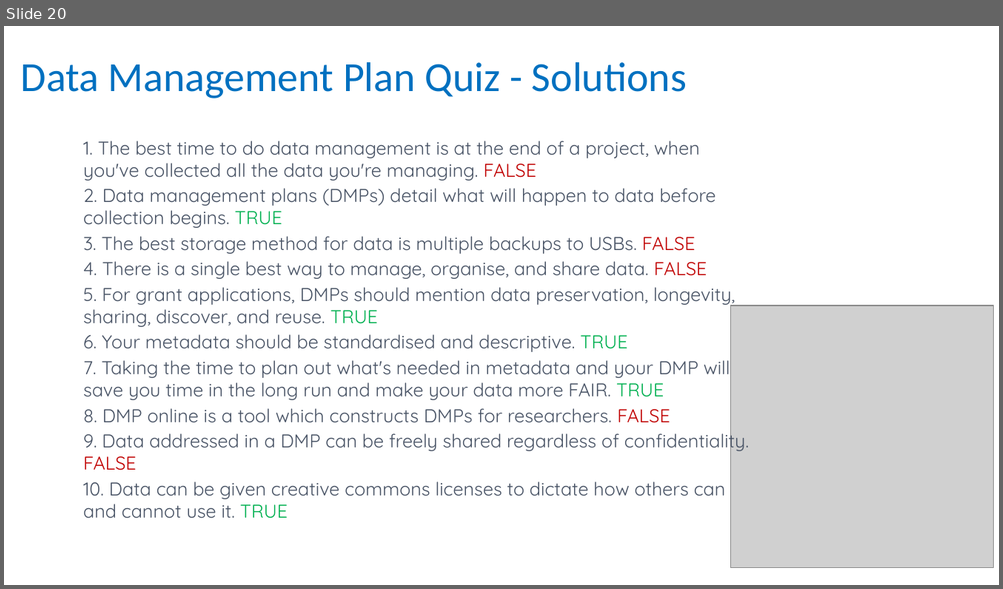
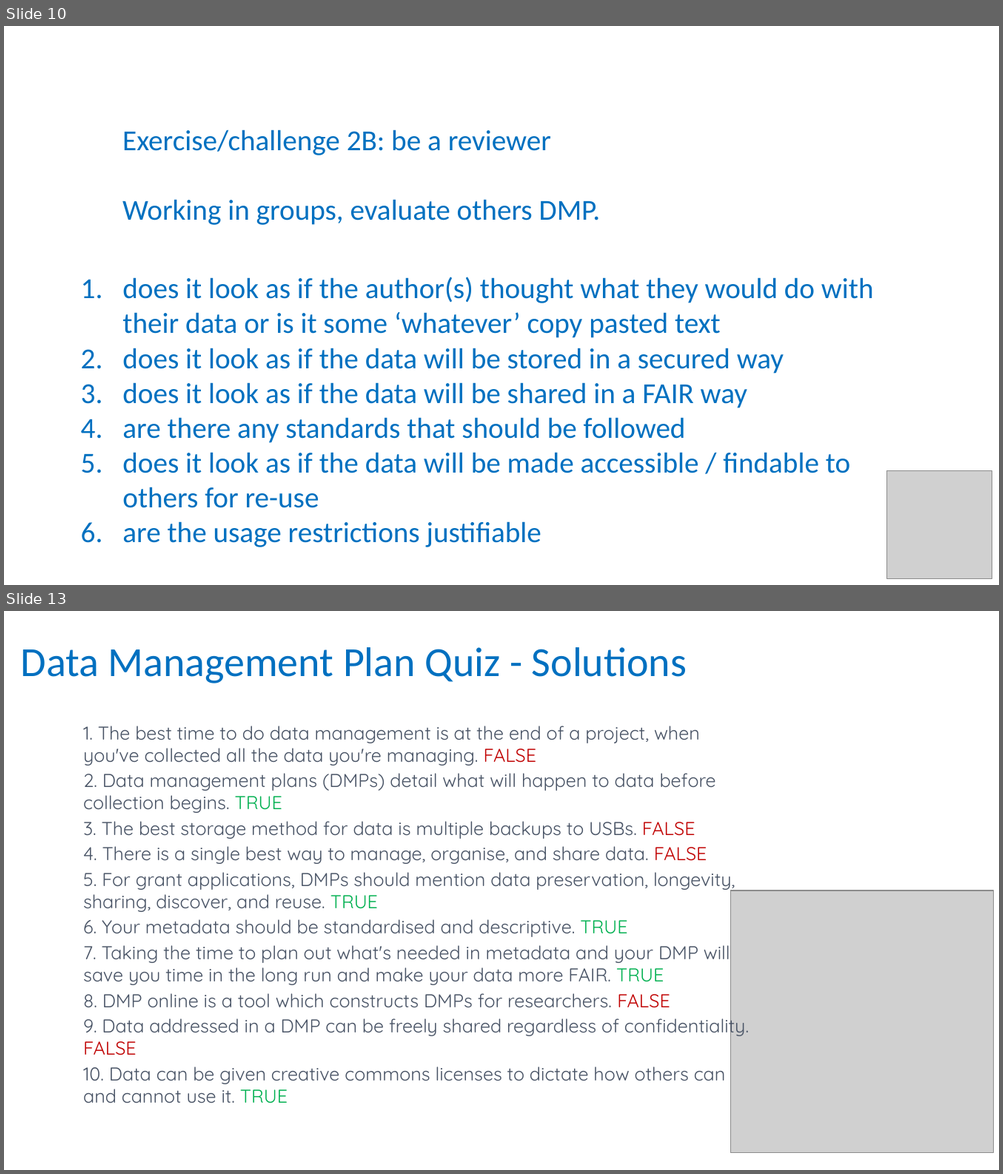
Before and after one commit to carpentries-incubator/fair-bio-practice, a slide deck: instructors/14-data_management_planning_v3.0.pptx. Shown one above the other, each under a label of ours: slide 20 before the commit, slides 10 and 13 after it; the slides between them are not shown. The pictures are 1003x589 and 1003x1174 pixels, drawn with LibreOffice and Linux fonts; fonts in the diff are those of the drawing; grey boxes stand for pictures. Boxes give left, top, right and bottom in pixels: in the first picture for what was removed or moved away, otherwise in the second. Text is boxed around its words. In the diff, an @@ line names an element or a change of style, - is before the commit and + after.

```diff
--- a/instructors/14-data_management_planning_v3.0.pptx
+++ b/instructors/14-data_management_planning_v3.0.pptx
@@ slide 10 added at bbox=[4, 26, 999, 585], background #FFFFFF @@
@@ text added at bbox=[122, 130, 600, 225], 28 pt, text #0070C0 @@
+Exercise/challenge 2B: be a reviewer
+Working in groups, evaluate others DMP.
@@ text added at bbox=[122, 277, 874, 548], 28 pt, text #0070C0 @@
+1. does it look as if the author(s) thought what they would do with their data or is it some ‘whatever’ copy pasted text
+2. does it look as if the data will be stored in a secured way
+3. does it look as if the data will be shared in a FAIR way
+4. are there any standards that should be followed
+5. does it look as if the data will be made accessible / findable to others for re-use
+6. are the usage restrictions justifiable
@@ picture added at bbox=[887, 471, 992, 580] @@
@@ what was slide 20 is now slide 13 @@
```
Also in this commit, not shown: 3 slides changed, 2 other slides added, 10 slides removed, 3 other files.
